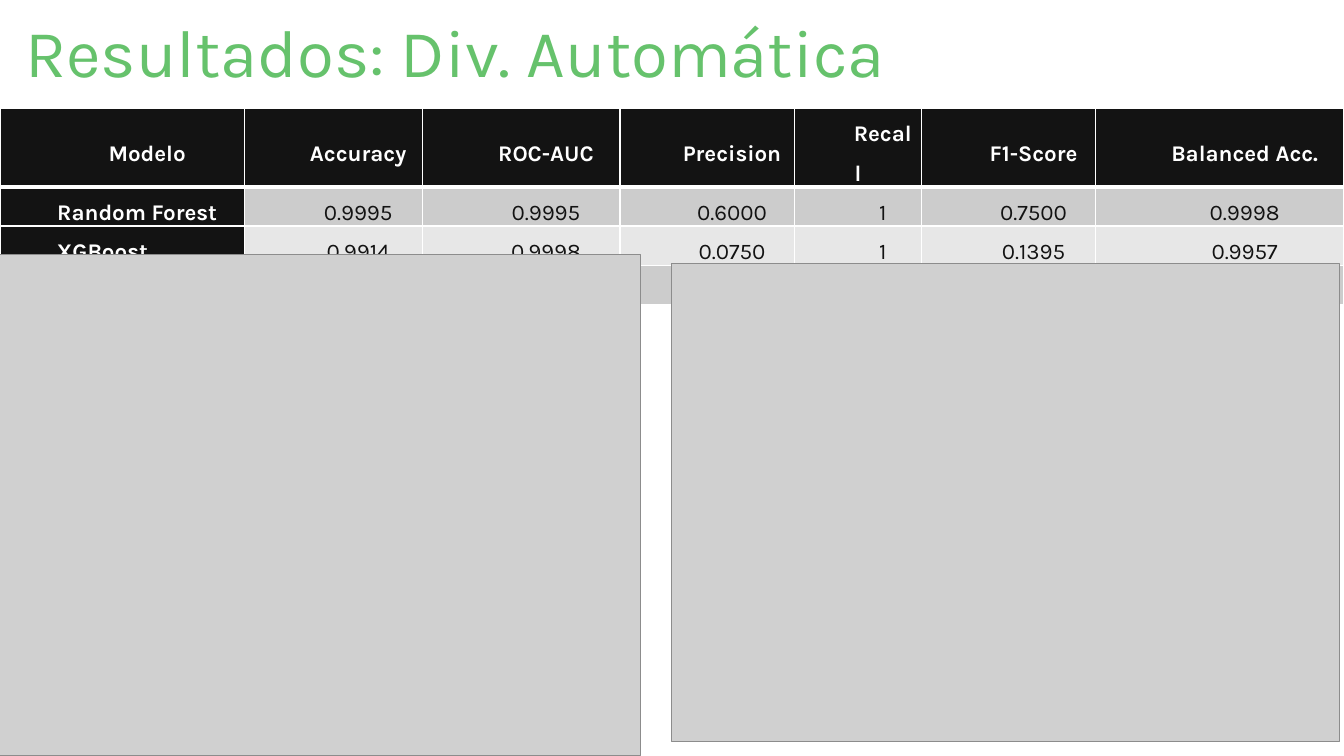
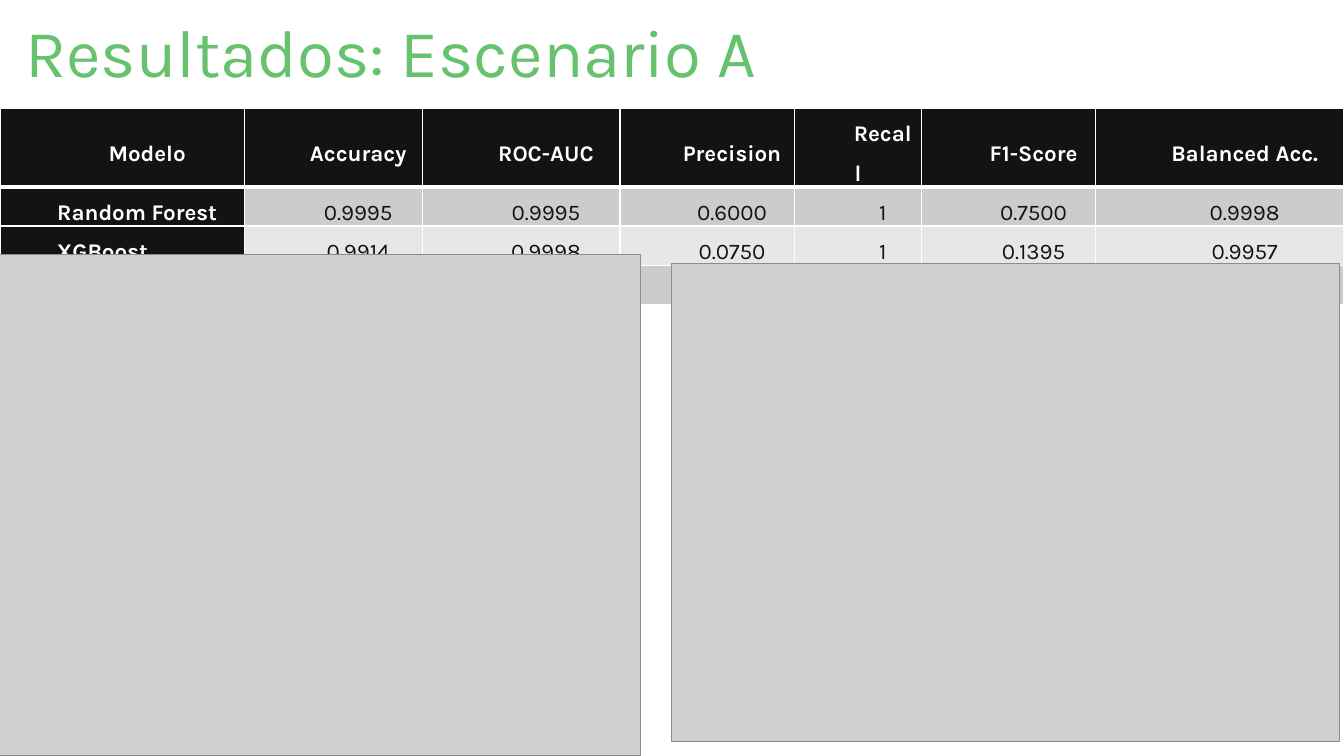
Before and after one commit to HunterCitto/199---Seminario-Final, a slide deck: slide 26 of docs/Entregas/Presentación/Incendios forestales de la Patagonia Andina - Pública.pptx (slide 27 before the commit). Drawn at 1344x756 pixels with LibreOffice and Linux fonts; fonts in the diff are those of the drawing; grey boxes stand for pictures. Boxes give left, top, right and bottom in pixels: in the first picture for what was removed or moved away, otherwise in the second. Text is boxed around its words. In the diff, an @@ line names an element or a change of style, - is before the commit and + after.

```diff
--- a/docs/Entregas/Presentación/Incendios forestales de la Patagonia Andina - Pública.pptx
+++ b/docs/Entregas/Presentación/Incendios forestales de la Patagonia Andina - Pública.pptx
@@ title at box(25, 31, 756, 78): text changed @@
-Resultados: Div. Automática
+Resultados: Escenario A
```
Also in this commit, not shown: 17 other slides changed, 1 slide removed, 4 other files.
